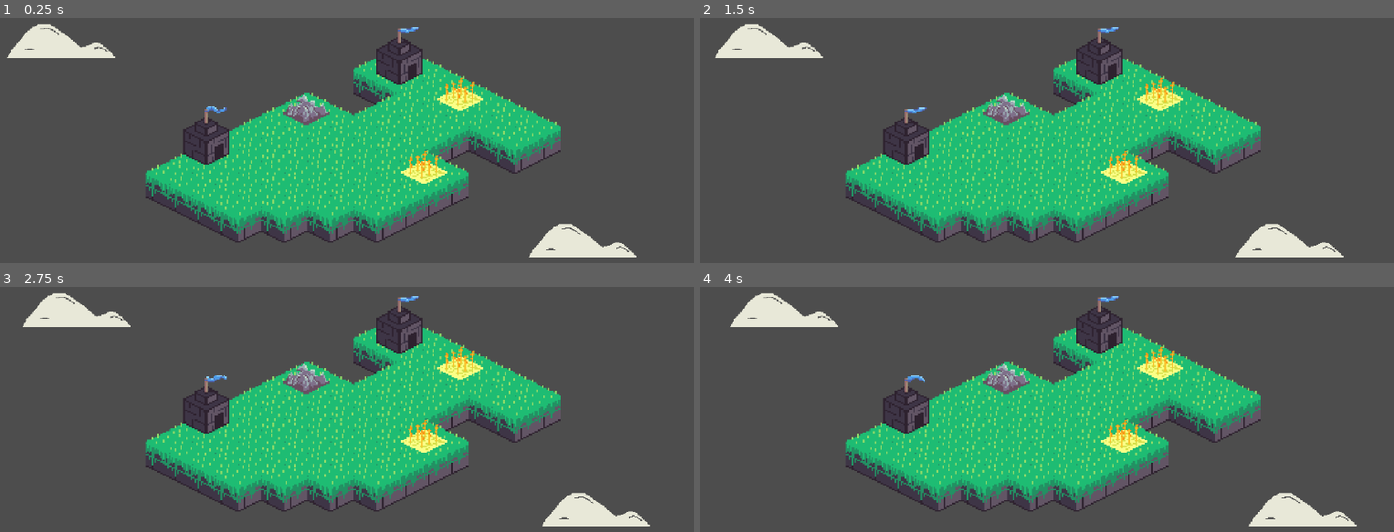
Above: before the commit, frames 1-4 (two rows, left to right).
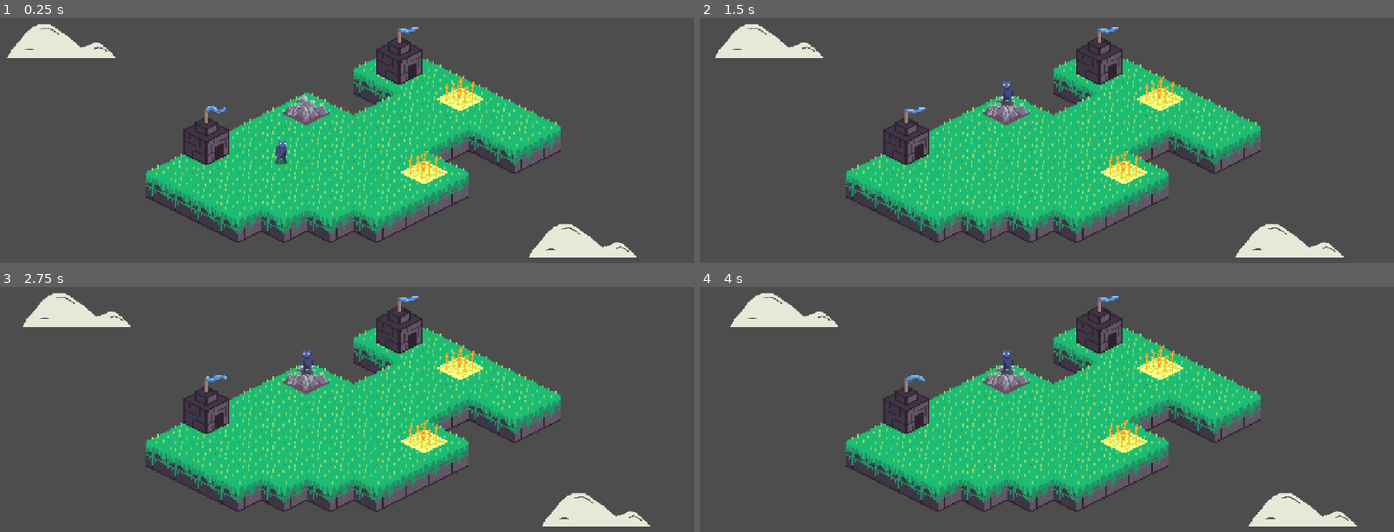
Above: after the commit, the same moments.

Repository: SuperSheaff/Ludum-Dare-55
Game: Godot game, scene res://Scenes/Levels/main.tscn
The game is run twice, just before and just after one commit, with the same random seed, the same clock (stepped at 60 frames per second) and the same inputs. Sound files missing from this copy of the repository are replaced by a short silence.
Inputs (mouse positions are in pixels of both pictures, inside the frame that each line leads up to):
- Up to frame 1 (0.25 s): no input
- Up to frame 2 (1.5 s): tap Enter at 0.5 s; move the mouse to (1206, 111) at 0.52 s; hold Space (summon) 0.53-1.28 s; move the mouse to (901, 152) at 1.27 s; tap Space (summon) at 1.35 s
- Up to frame 3 (2.75 s): move the mouse to (423, 311) at 2.02 s; hold Space (summon) from 2.03 s (still down)
- Up to frame 4 (4 s): move the mouse to (1012, 483) at 2.77 s; release Space (summon) at 2.78 s; tap Space (summon) at 2.85 s; tap Enter at 3.5 s; move the mouse to (1269, 460) at 3.52 s; hold Space (summon) from 3.53 s (still down)

The runs differ from the first frame. In frame 1, 0.1% of the frame differs, in the area x 39-42%, y 49-60%; in frame 2, 0.1%, in the area x 43-46%, y 25-36%; in frame 3, 0.1%; in frame 4, 0.1%.
Error after the commit: Invalid access to property or key 'tilemap' on a base object of type 'Nil'. (res://Scripts/Dude/States/Idle/dude_idle_roam.gd:24)

Commit message:
adding hostages

Diff:
--- a/Scenes/Characters/dude.tscn
+++ b/Scenes/Characters/dude.tscn
@@ -13,6 +13,7 @@
 [ext_resource type="Script" path="res://Scripts/Dude/States/Collect Ore/dude_ore_bring_ore_home.gd" id="11_egp6q"]
 [ext_resource type="Script" path="res://Scripts/Dude/States/Warrior/dude_warrior_roam.gd" id="12_ae1nd"]
 [ext_resource type="Script" path="res://Scripts/Dude/States/Warrior/dude_warrior_pause.gd" id="13_77ryu"]
+[ext_resource type="Script" path="res://Scripts/Dude/States/Hostage/dude_hostage.gd" id="14_3xqso"]
 
 [sub_resource type="Animation" id="Animation_h0pky"]
 tracks/0/type = "value"
@@ -128,15 +129,51 @@
 "transitions": PackedFloat32Array(1, 1, 1, 1, 1, 1, 1, 1),
 "update": 1,
 "values": [32, 33, 34, 35, 36, 37, 38, 39]
+}
+
+[sub_resource type="Animation" id="Animation_vdfx3"]
+resource_name = "warrior_attack"
+length = 0.7
+loop_mode = 1
+tracks/0/type = "value"
+tracks/0/imported = false
+tracks/0/enabled = true
+tracks/0/path = NodePath("Sprite2D:frame")
+tracks/0/interp = 1
+tracks/0/loop_wrap = true
+tracks/0/keys = {
+"times": PackedFloat32Array(0, 0.1, 0.2, 0.3, 0.4, 0.5),
+"transitions": PackedFloat32Array(1, 1, 1, 1, 1, 1),
+"update": 1,
+"values": [40, 41, 42, 43, 44, 45]
+}
+
+[sub_resource type="Animation" id="Animation_vryjq"]
+resource_name = "enemy_idle"
+length = 0.8
+loop_mode = 1
+tracks/0/type = "value"
+tracks/0/imported = false
+tracks/0/enabled = true
+tracks/0/path = NodePath("Sprite2D:frame")
+tracks/0/interp = 1
+tracks/0/loop_wrap = true
+tracks/0/keys = {
+"times": PackedFloat32Array(0, 0.2, 0.4, 0.6),
+"transitions": PackedFloat32Array(1, 1, 1, 1),
+"update": 1,
+"values": [47, 48, 49, 50]
 }
 
 [sub_resource type="AnimationLibrary" id="AnimationLibrary_vlvy0"]
 _data = {
 "RESET": SubResource("Animation_h0pky"),
+"enemy_idle": SubResource("Animation_vryjq"),
 "idle": SubResource("Animation_yo22e"),
 "move": SubResource("Animation_h6lrw"),
 "move_food": SubResource("Animation_gipdy"),
 "move_ore": SubResource("Animation_7ip07"),
+"warrior_attack": SubResource("Animation_vdfx3"),
 "warrior_idle": SubResource("Animation_0nde8"),
 "warrior_move": SubResource("Animation_rk5jh")
 }
@@ -166,8 +203,8 @@
 [node name="Sprite2D" type="Sprite2D" parent="."]
 position = Vector2(0, -40)
 texture = ExtResource("1_44xdr")
-hframes = 7
-vframes = 6
+hframes = 9
+vframes = 8
 
 [node name="AnimationPlayer" type="AnimationPlayer" parent="."]
 libraries = {
@@ -234,3 +271,8 @@
 script = ExtResource("13_77ryu")
 dude = NodePath("../..")
 dude_animator = NodePath("../../AnimationPlayer")
+
+[node name="Hostage" type="Node" parent="StateMachine" node_paths=PackedStringArray("dude", "dude_animator")]
+script = ExtResource("14_3xqso")
+dude = NodePath("../..")
+dude_animator = NodePath("../../AnimationPlayer")
--- a/Scenes/Levels/main.tscn
+++ b/Scenes/Levels/main.tscn
@@ -8,6 +8,7 @@
 [ext_resource type="PackedScene" uid="uid://cgi0s30chscjh" path="res://Scenes/Buildings/barracks.tscn" id="5_r5ic8"]
 [ext_resource type="PackedScene" uid="uid://l5riaxieapx4" path="res://Scenes/Environment/cloud.tscn" id="6_14di8"]
 [ext_resource type="PackedScene" uid="uid://chhmxseam8mb6" path="res://Scenes/UI/pause_menu.tscn" id="7_tqgo0"]
+[ext_resource type="PackedScene" uid="uid://dc0njor1mwxkd" path="res://Scenes/Characters/dude.tscn" id="9_jpnaq"]
 
 [sub_resource type="GDScript" id="GDScript_0hur3"]
 
@@ -58,3 +59,6 @@
 [node name="Pause" parent="." instance=ExtResource("7_tqgo0")]
 process_mode = 2
 visible = false
+
+[node name="Dude" parent="." instance=ExtResource("9_jpnaq")]
+position = Vector2(-118, 267)
--- /dev/null
+++ b/Scripts/Dude/States/Hostage/dude_hostage.gd
@@ -0,0 +1,13 @@
+extends DudeState
+class_name DudeHostage
+
+func Enter():
+	super.Enter()
+	dude_animator.play("enemy_idle")
+
+func Update(delta: float):
+	super.Update(delta)
+	#Need to make a check here for any enemy warriors, if none convert to idleroam state
+
+func Physics_Update(delta: float):
+	super.Physics_Update(delta)
Not shown: 1 places in Scenes/Characters/dude.tscn that only renumber resources
Not shown: 1 places in Scenes/Levels/main.tscn that only renumber resources
Binary file changed: Sprites/Little Dude/LittleDude-Sheet.aseprite
Binary file changed: Sprites/Little Dude/LittleDude-Sheet.png
Binary file changed: Sprites/Little Dude/LittleDude.aseprite
